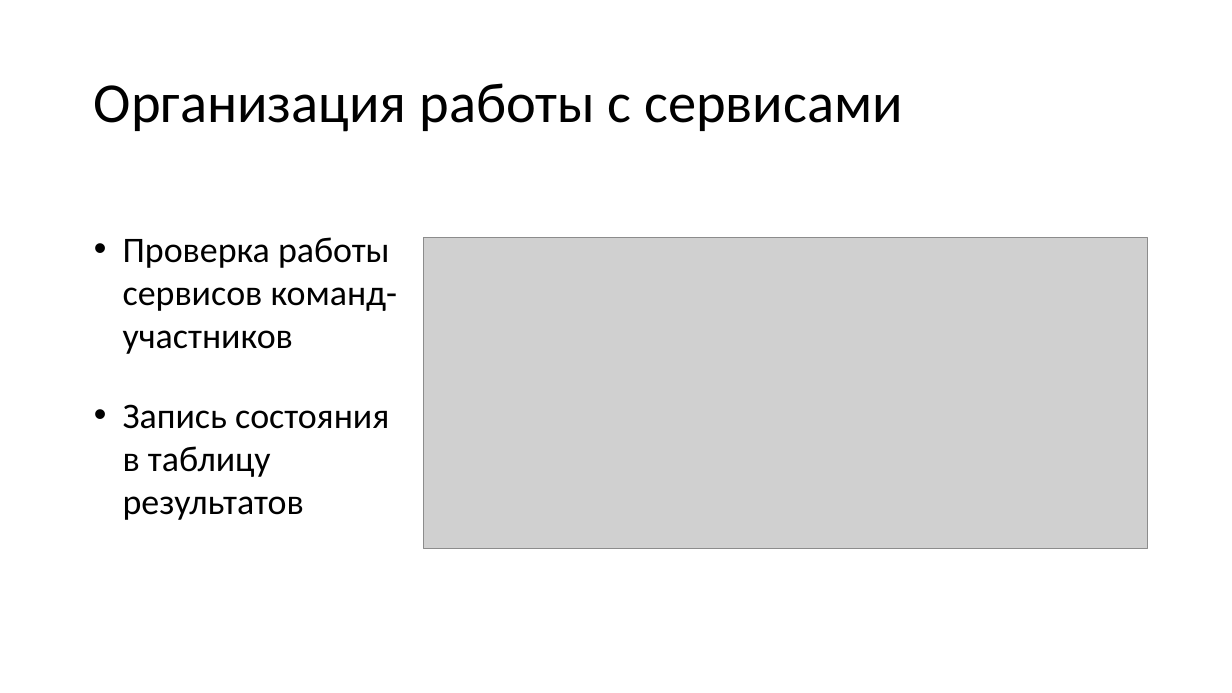
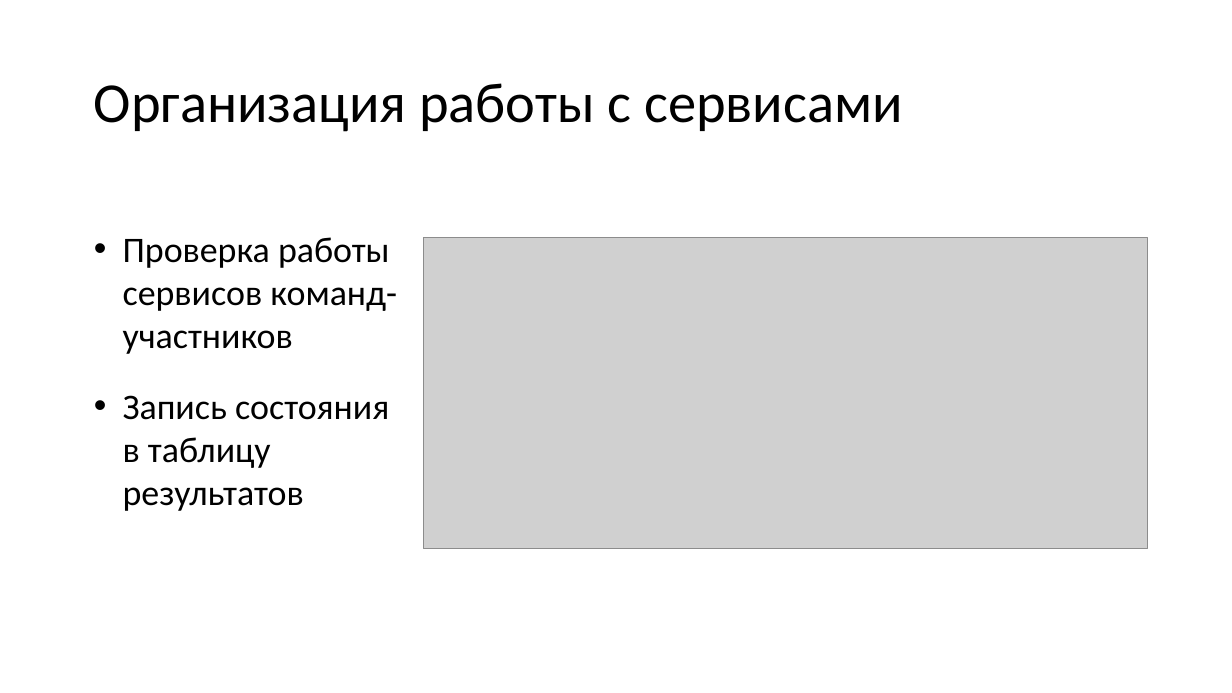
Before and after one commit to KevaTeam/ctf-attack-defense, a slide deck: slide 11 of report/ГПО+презентация.pptx. Drawn at 1232x693 pixels with LibreOffice and Linux fonts; fonts in the diff are those of the drawing; grey boxes stand for pictures. Boxes give left, top, right and bottom in pixels: in the first picture for what was removed or moved away, otherwise in the second. Text is boxed around its words. In the diff, an @@ line names an element or a change of style, - is before the commit and + after.

```diff
--- a/report/ГПО+презентация.pptx
+++ b/report/ГПО+презентация.pptx
@@ text "Проверка работы сервисов команд-участников" rewrapped from [123, 237, 398, 520] to [123, 237, 397, 511] @@
```
Also in this commit, not shown: 10 other slides changed, 11 other files.
